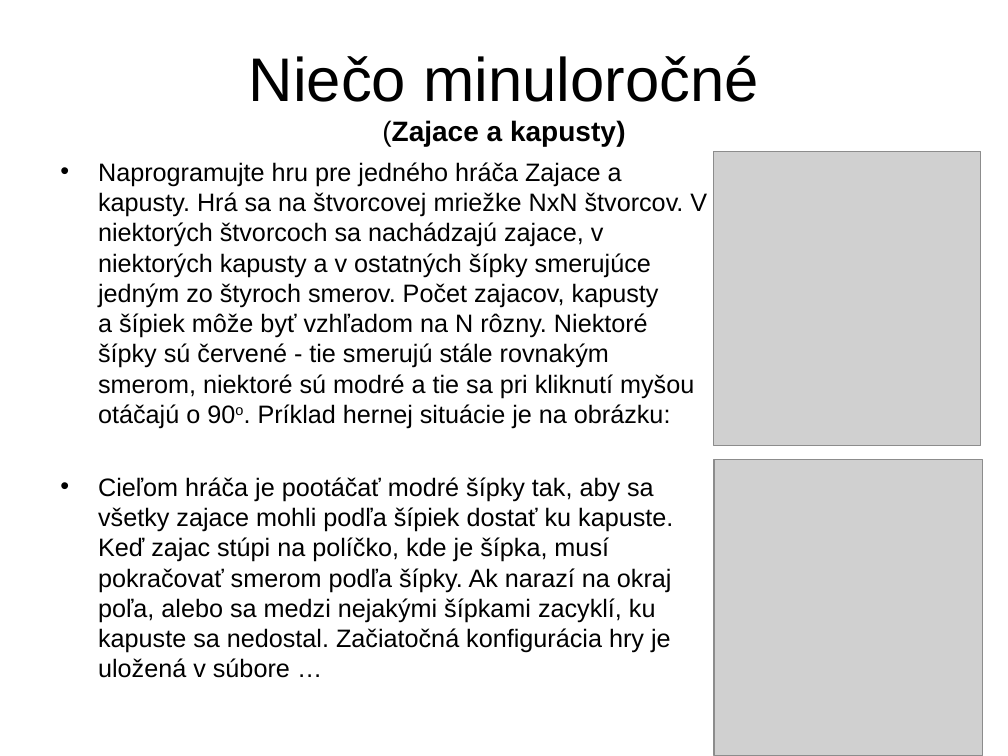
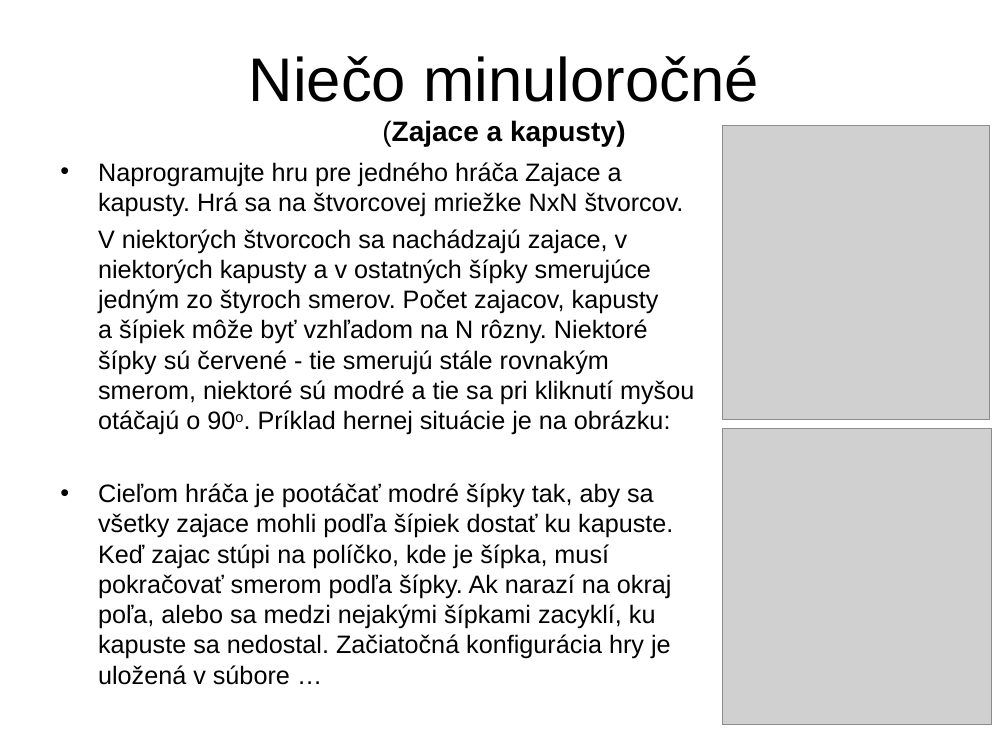
Before and after one commit to Programovanie4/Prednasky, a slide deck: slide 30 of 11/11_java.ppt. Drawn at 1008x756 pixels with LibreOffice and Linux fonts; fonts in the diff are those of the drawing; grey boxes stand for pictures. Boxes give left, top, right and bottom in pixels: in the first picture for what was removed or moved away, otherwise in the second. Text is boxed around its words. In the diff, an @@ line names an element or a change of style, - is before the commit and + after.

```diff
--- a/11/11_java.ppt
+++ b/11/11_java.ppt
@@ picture: place and size @@
-picture at bbox=[714, 151, 981, 446]
+picture at bbox=[723, 126, 990, 420]
@@ text at bbox=[98, 162, 694, 435]: text changed @@
-• Naprogramujte hru pre jedného hráča Zajace a kapusty. Hrá sa na štvorcovej mriežke NxN štvorcov. V niektorých štvorcoch sa nachádzajú zajace, v niektorých kapusty a v ostatných šípky smerujúce jedným zo štyroch smerov. Počet zajacov, kapusty a šípiek môže byť vzhľadom na N rôzny. Niektoré šípky sú červené - tie smerujú stále rovnakým smerom, niektoré sú modré a tie sa pri kliknutí myšou otáčajú o 90o. Príklad hernej situácie je na obrázku:
+• Naprogramujte hru pre jedného hráča Zajace a kapusty. Hrá sa na štvorcovej mriežke NxN štvorcov.
+V niektorých štvorcoch sa nachádzajú zajace, v niektorých kapusty a v ostatných šípky smerujúce jedným zo štyroch smerov. Počet zajacov, kapusty a šípiek môže byť vzhľadom na N rôzny. Niektoré šípky sú červené - tie smerujú stále rovnakým smerom, niektoré sú modré a tie sa pri kliknutí myšou otáčajú o 90o. Príklad hernej situácie je na obrázku:
@@ picture: place and size @@
-picture at bbox=[714, 460, 983, 756]
+picture at bbox=[723, 428, 992, 725]
```
Also in this commit, not shown: 1 slide added, 3 other files.
